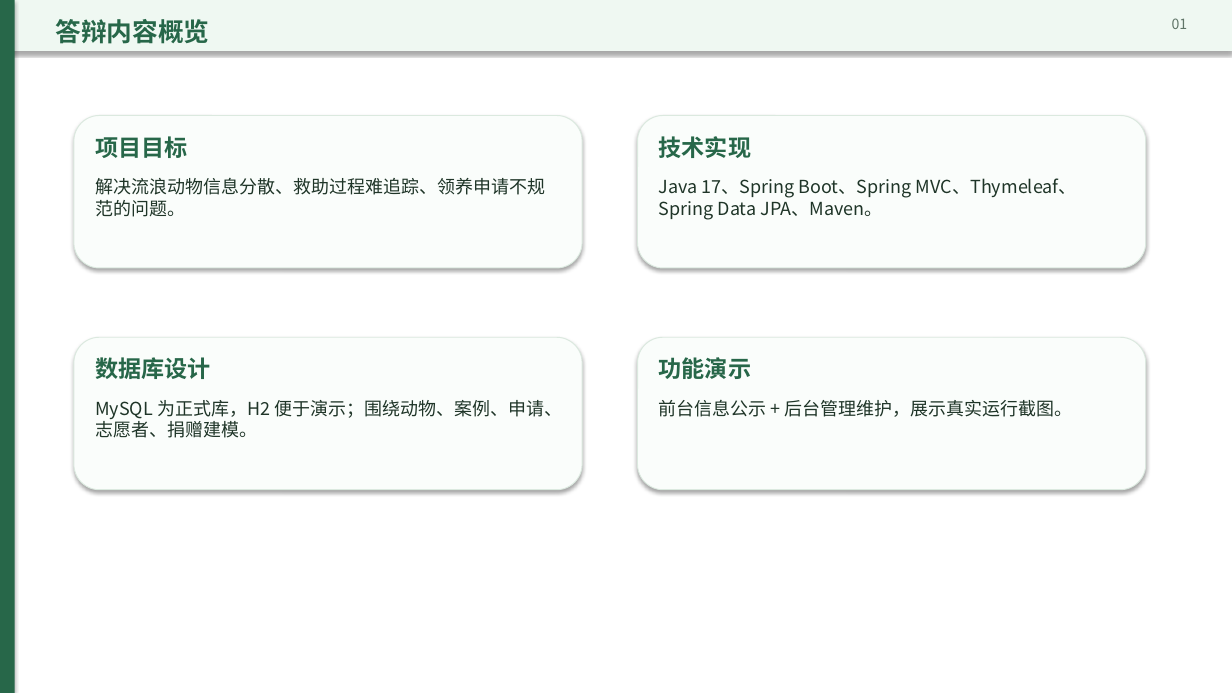
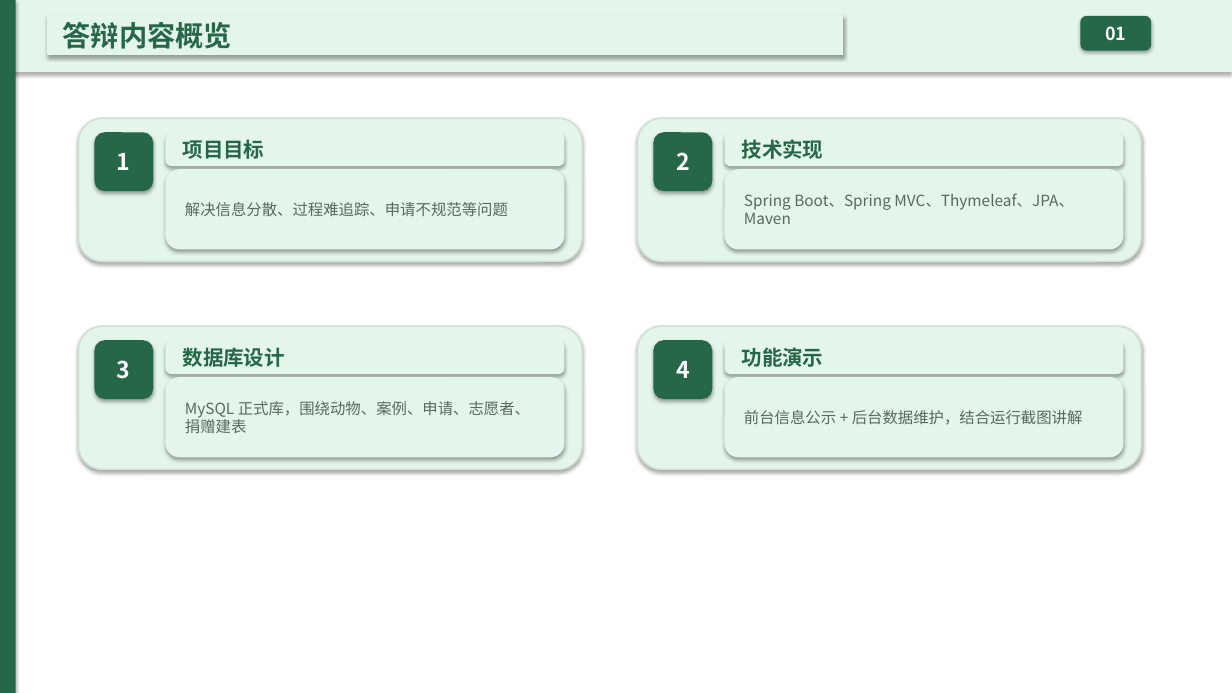
Before and after one commit to OldGuestInBreeze/shixun, a slide deck: slide 2 of stray-animal-rescue-defense.pptx. Drawn at 1232x693 pixels with LibreOffice and Linux fonts; fonts in the diff are those of the drawing. Boxes give left, top, right and bottom in pixels: in the first picture for what was removed or moved away, otherwise in the second. Text is boxed around its words. In the diff, an @@ line names an element or a change of style, - is before the commit and + after.

```diff
--- a/stray-animal-rescue-defense.pptx
+++ b/stray-animal-rescue-defense.pptx
@@ rectangle: place and size @@
-rectangle at (0, 0, 1232, 51)
+rectangle at (0, 0, 1232, 72)
@@ rectangle at (0, 0, 1232, 72): fill #EFF8F2 to #E4F6EC @@
@@ rectangle "答辩内容概览": place and size @@
-rectangle "答辩内容概览" at (55, 19, 209, 44)
+rectangle "答辩内容概览" at (48, 16, 843, 55)
@@ rectangle "答辩内容概览" at (48, 16, 843, 55): size 20 to 22 pt; vertical alignment top to middle; fill none to #E4F6EC; outline none to #E4F6EC 1.25 pt; shadow on @@
@@ rounded rectangle "01": place and size @@
-rounded rectangle "01" at (1172, 18, 1188, 29)
+rounded rectangle "01" at (1081, 17, 1151, 50)
@@ rounded rectangle "01" at (1081, 17, 1151, 50): size 11 to 14 pt, text colour #607568 to #FFFFFF, bold on; alignment right to centre; vertical alignment top to middle; fill none to #276749; outline none to #276749 1.25 pt; shadow on @@
@@ rounded rectangle: place and size @@
-rounded rectangle at (74, 116, 582, 268)
+rounded rectangle at (79, 118, 582, 262)
@@ rounded rectangle: place and size @@
-rounded rectangle at (638, 116, 1146, 268)
+rounded rectangle at (638, 118, 1141, 262)
@@ rounded rectangle added at (95, 133, 152, 190), fill #276749, outline #276749 1.25 pt, 18 pt, text #FFFFFF, bold @@
+1
@@ rounded rectangle "项目目标": place and size @@
-rounded rectangle "项目目标" at (95, 136, 187, 158)
+rounded rectangle "项目目标" at (166, 134, 564, 165)
@@ rounded rectangle added at (654, 133, 712, 190), fill #276749, outline #276749 1.25 pt, 18 pt, text #FFFFFF, bold @@
+2
@@ rounded rectangle "技术实现": place and size @@
-rounded rectangle "技术实现" at (659, 136, 751, 158)
+rounded rectangle "技术实现" at (726, 134, 1123, 165)
@@ rounded rectangle "解决信息分散、过程难追踪、申请不规范等问题": place and size @@
-rounded rectangle "解决信息分散、过程难追踪、申请不规范等问题" at (95, 178, 545, 217)
+rounded rectangle "解决信息分散、过程难追踪、申请不规范等问题" at (166, 170, 564, 249)
@@ rounded rectangle "Spring Boot、Spring MVC、Thymeleaf、JPA、Maven": place and size @@
-rounded rectangle "Spring Boot、Spring MVC、Thymeleaf、JPA、Maven" at (659, 178, 1077, 220)
+rounded rectangle "Spring Boot、Spring MVC、Thymeleaf、JPA、Maven" at (726, 170, 1123, 249)
@@ text in rounded rectangle at (185, 202, 508, 216): text changed; size 14 to 12 pt; text colour #1F3528 to #586960 @@
-解决流浪动物信息分散、救助过程难追踪、领养申请不规范的问题。
+解决信息分散、过程难追踪、申请不规范等问题
@@ text in rounded rectangle at (744, 193, 1073, 224): text changed; size 14 to 12 pt; text colour #1F3528 to #586960 @@
-Java 17、Spring Boot、Spring MVC、Thymeleaf、Spring Data JPA、Maven。
+Spring Boot、Spring MVC、Thymeleaf、JPA、Maven
@@ fill #FAFDFB to #E4F6EC; outline #DBE9DF 0.75 pt to #CDE2D5 1.25 pt in 4 elements at (79, 118, 582, 262), (638, 118, 1141, 262), (638, 326, 1141, 470), (79, 326, 582, 470) @@
@@ rounded rectangle: place and size @@
-rounded rectangle at (74, 337, 582, 490)
+rounded rectangle at (79, 326, 582, 470)
@@ rounded rectangle: place and size @@
-rounded rectangle at (638, 337, 1146, 490)
+rounded rectangle at (638, 326, 1141, 470)
@@ rounded rectangle added at (95, 341, 152, 398), fill #276749, outline #276749 1.25 pt, 18 pt, text #FFFFFF, bold @@
+3
@@ size 18 to 16 pt; vertical alignment top to middle; fill none to #E4F6EC; outline none to #E4F6EC 1.25 pt; shadow on in 4 elements at (726, 134, 1123, 165), (166, 134, 564, 165), (726, 342, 1123, 373), (166, 342, 564, 373) @@
@@ rounded rectangle "数据库设计": place and size @@
-rounded rectangle "数据库设计" at (95, 357, 211, 379)
+rounded rectangle "数据库设计" at (166, 342, 564, 373)
@@ rounded rectangle added at (654, 341, 712, 398), fill #276749, outline #276749 1.25 pt, 18 pt, text #FFFFFF, bold @@
+4
@@ rounded rectangle "功能演示": place and size @@
-rounded rectangle "功能演示" at (659, 357, 751, 379)
+rounded rectangle "功能演示" at (726, 342, 1123, 373)
@@ rounded rectangle "MySQL 正式库，围绕动物、案例、申请、志愿者、捐赠建表": place and size @@
-rounded rectangle "MySQL 正式库，围绕动物、案例、申请、志愿者、捐赠建表" at (95, 400, 562, 438)
+rounded rectangle "MySQL 正式库，围绕动物、案例、申请、志愿者、捐赠建表" at (166, 378, 564, 457)
@@ vertical alignment top to middle; fill none to #E4F6EC; outline none to #E4F6EC 1.25 pt; shadow on in 4 elements at (166, 378, 564, 457), (726, 170, 1123, 249), (166, 170, 564, 249), (726, 378, 1123, 457) @@
@@ rounded rectangle "前台信息公示 + 后台数据维护，结合运行截图讲解": place and size @@
-rounded rectangle "前台信息公示 + 后台数据维护，结合运行截图讲解" at (659, 400, 1073, 417)
+rounded rectangle "前台信息公示 + 后台数据维护，结合运行截图讲解" at (726, 378, 1123, 457)
@@ text in rounded rectangle at (185, 401, 530, 433): text changed; size 14 to 12 pt; text colour #1F3528 to #586960 @@
-MySQL 为正式库，H2 便于演示；围绕动物、案例、申请、志愿者、捐赠建模。
+MySQL 正式库，围绕动物、案例、申请、志愿者、捐赠建表
@@ text in rounded rectangle at (744, 410, 1083, 425): text changed; size 14 to 12 pt; text colour #1F3528 to #586960 @@
-前台信息公示 + 后台管理维护，展示真实运行截图。
+前台信息公示 + 后台数据维护，结合运行截图讲解
```
Also in this commit, not shown: 15 other slides changed, 1 other file.
